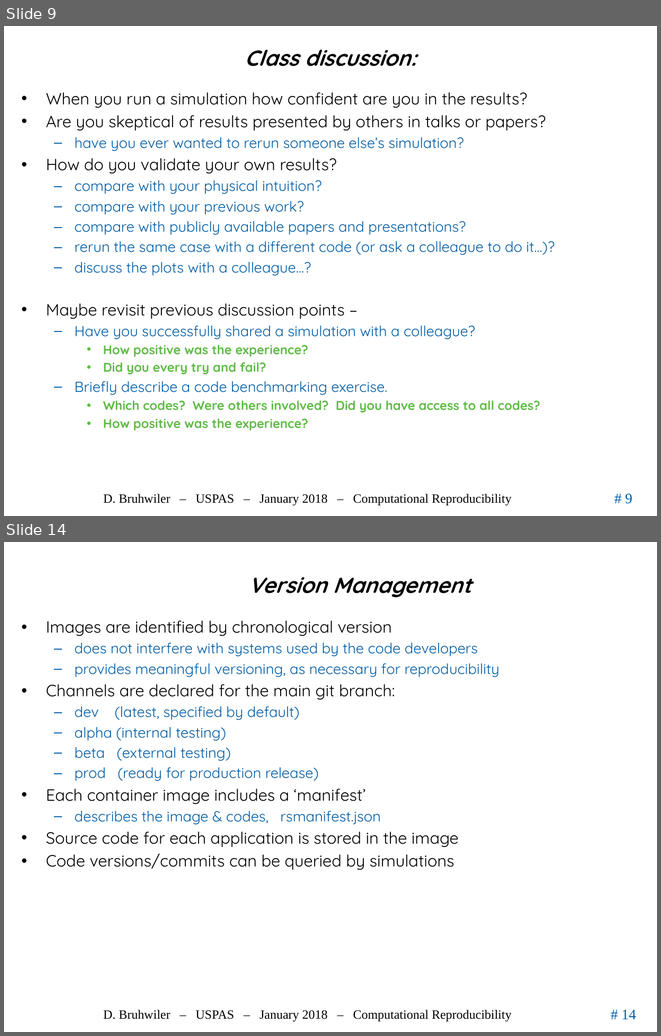
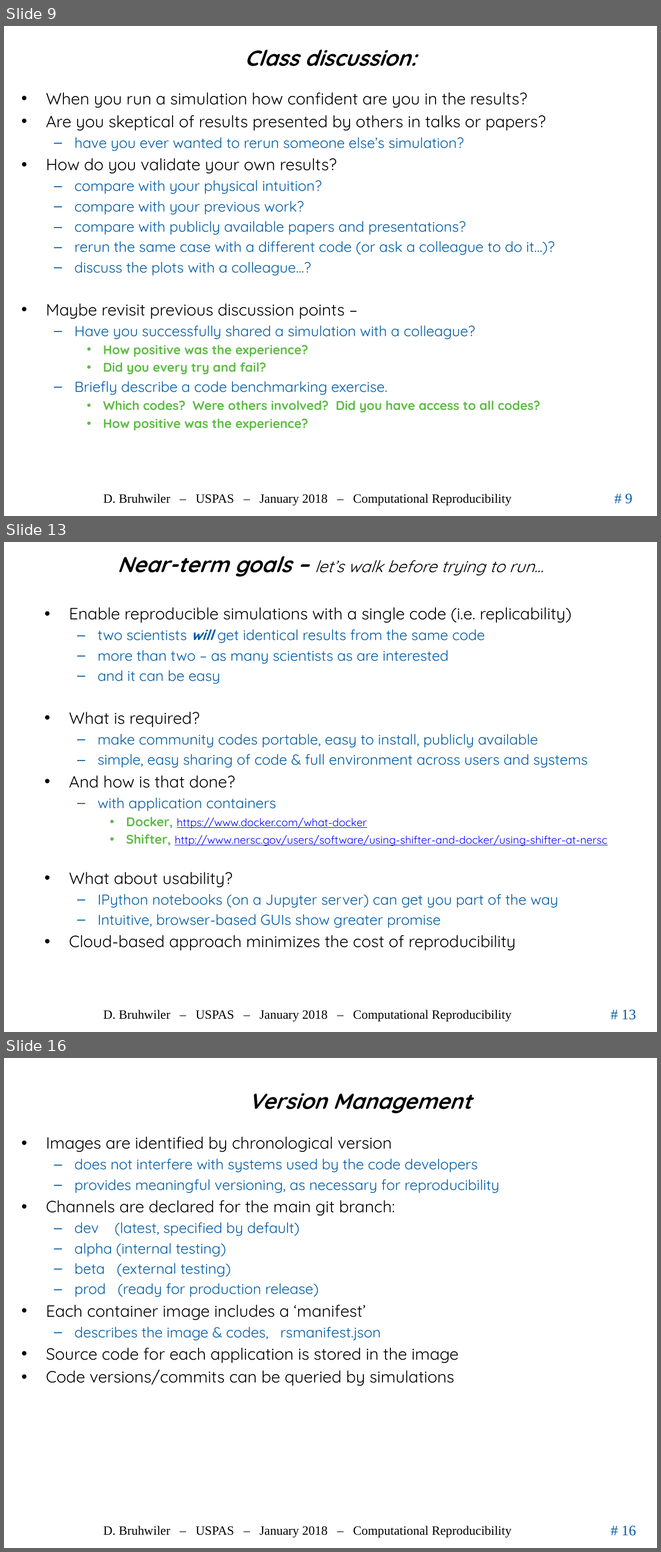
Before and after one commit to uspas/simbeamplasma18, a slide deck: computational_reproducibility/lecture/2018_ComputationalReproducibility_Bruhwiler_USPAS.pptx. Shown one above the other, each under a label of ours: slides 9 and 14 before the commit, slides 9, 13 and 16 after it; the slides between them are not shown. The pictures are 661x1036 and 661x1552 pixels, drawn with LibreOffice and Linux fonts; fonts in the diff are those of the drawing; background and template pictures are left out. Boxes give left, top, right and bottom in pixels: in the first picture for what was removed or moved away, otherwise in the second. Text is boxed around its words. In the diff, an @@ line names an element or a change of style, - is before the commit and + after.

```diff
--- a/computational_reproducibility/lecture/2018_ComputationalReproducibility_Bruhwiler_USPAS.pptx
+++ b/computational_reproducibility/lecture/2018_ComputationalReproducibility_Bruhwiler_USPAS.pptx
@@ slide 13 added at [4,542,657,1032], background #FFFFFF; not listed: 3 template elements that a slide beside it also shows @@
@@ title added at [117,556,543,577], 18 pt, text #000000, italic @@
+Near-term goals – let’s walk before trying to run…
@@ text added at [69,607,607,950], 16 pt, text #005CA5 @@
+• Enable reproducible simulations with a single code (i.e. replicability)
+  – two scientists will get identical results from the same code
+  – more than two – as many scientists as are interested
+  – and it can be easy
+• What is required?
+  – make community codes portable, easy to install, publicly available
+  – simple, easy sharing of code & full environment across users and systems
+• And how is that done?
+  – with application containers
+    • Docker, https://www.docker.com/what-docker
+    • Shifter, http://www.nersc.gov/users/software/using-shifter-and-docker/using-shifter-at-nersc
+• What about usability?
+  – IPython notebooks (on a Jupyter server) can get you part of the way
+  – Intuitive, browser-based GUIs show greater promise
+• Cloud-based approach minimizes the cost of reproducibility
@@ what was slide 14 is now slide 16 @@
@@ page number at [621,1525,636,1536]: text changed @@
-# 14
+# 16
```
Also in this commit, not shown: 2 slides changed, 3 other slides added, 2 slides removed.
